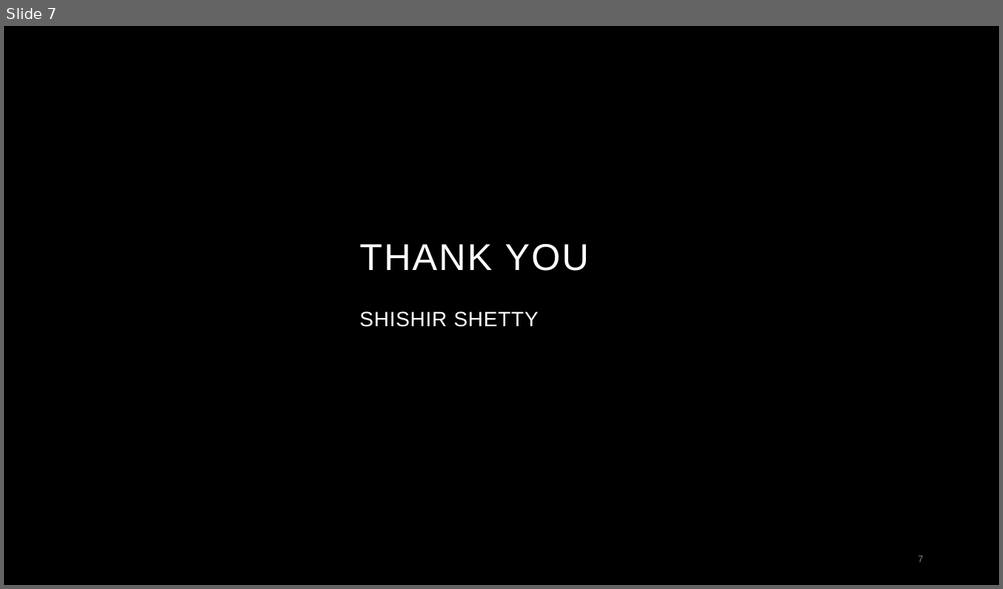
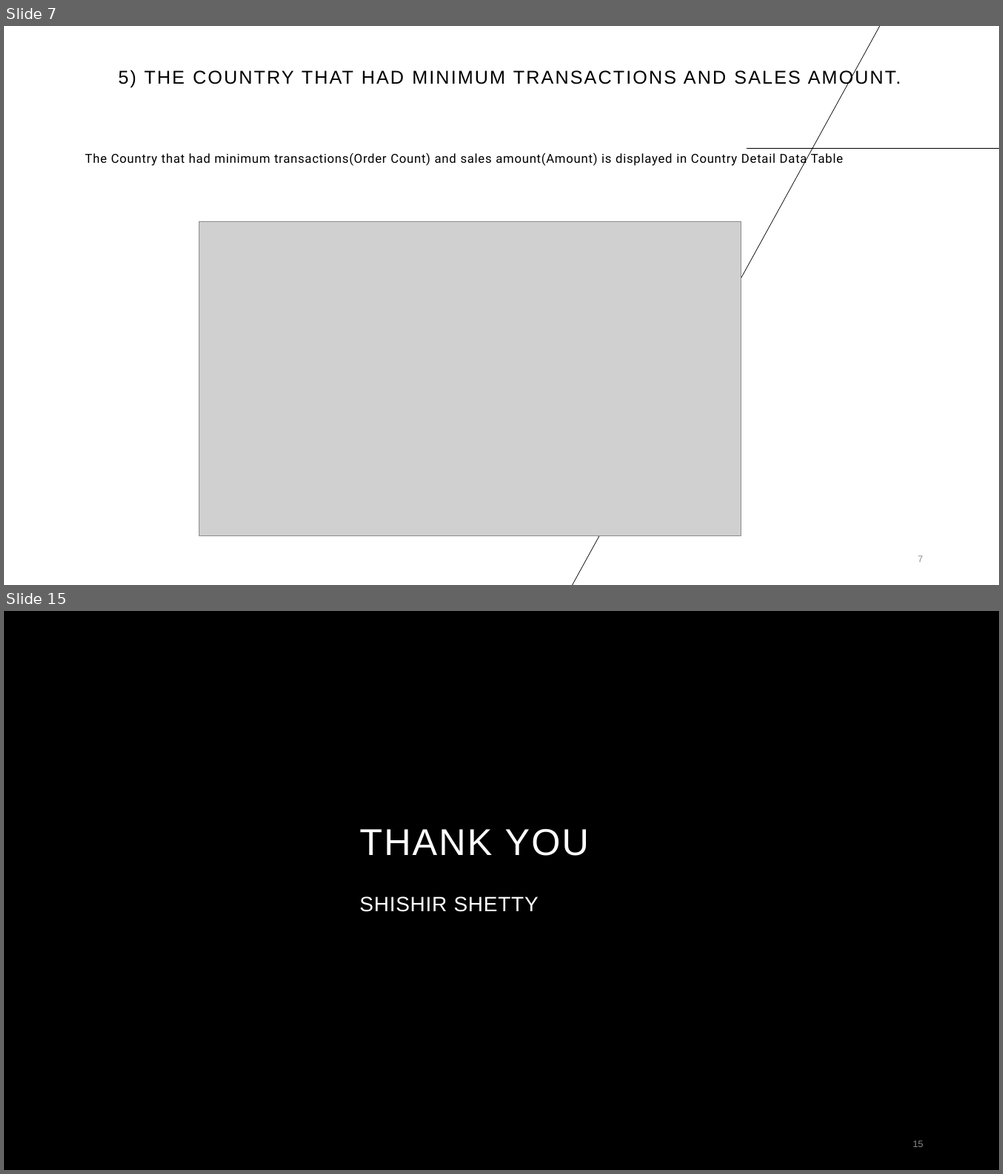
Before and after one commit to Shishir-Shetty/Assignment, a slide deck: PEI.pptx. Shown one above the other, each under a label of ours: slide 7 before the commit, slides 7 and 15 after it; the slides between them are not shown. The pictures are 1003x589 and 1003x1174 pixels, drawn with LibreOffice and Linux fonts; fonts in the diff are those of the drawing; grey boxes stand for pictures; background and template pictures are left out. Boxes give left, top, right and bottom in pixels: in the first picture for what was removed or moved away, otherwise in the second. Text is boxed around its words. In the diff, an @@ line names an element or a change of style, - is before the commit and + after.

```diff
--- a/PEI.pptx
+++ b/PEI.pptx
@@ slide 7 added at bbox=[4, 26, 999, 585], background #FFFFFF @@
@@ line added from (881, 26) to (571, 585), #000000 0.5 pt @@
@@ title added at bbox=[118, 69, 901, 88], 18 pt, text #000000 @@
+5) THE COUNTRY THAT HAD MINIMUM TRANSACTIONS AND SALES AMOUNT.
@@ text added at bbox=[85, 153, 842, 167], 12 pt, text #000000 @@
+The Country that had minimum transactions(Order Count) and sales amount(Amount) is displayed in Country Detail Data Table
@@ line added from (746, 148) to (999, 148), #000000 0.5 pt @@
@@ picture added at bbox=[199, 221, 741, 537] @@
@@ page number added at bbox=[917, 556, 922, 562], 9 pt, text #8C8C8C @@
+7
@@ what was slide 7 is now slide 15 @@
@@ page number at bbox=[913, 1141, 923, 1147]: text changed @@
-7
+15
```
Also in this commit, not shown: 4 slides changed, 7 other slides added.
